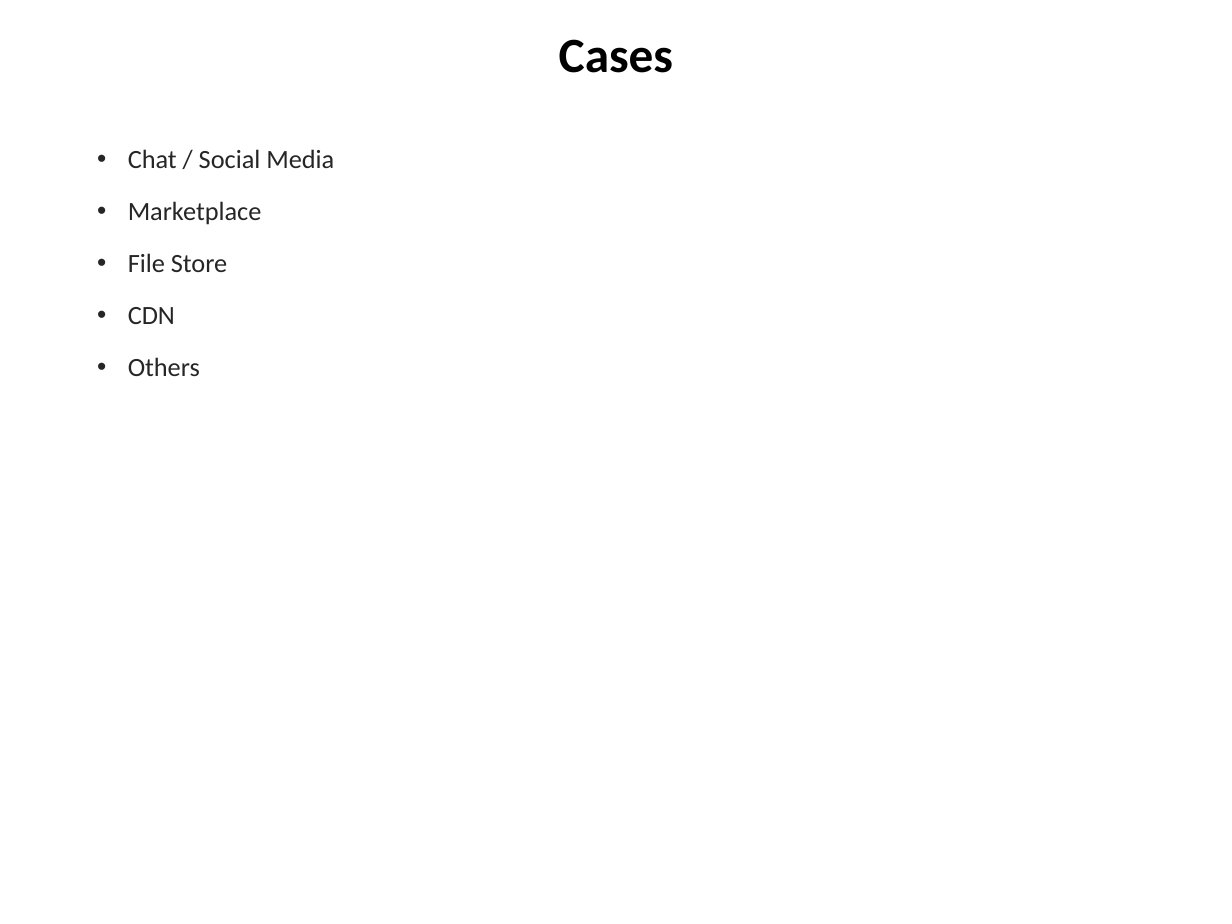
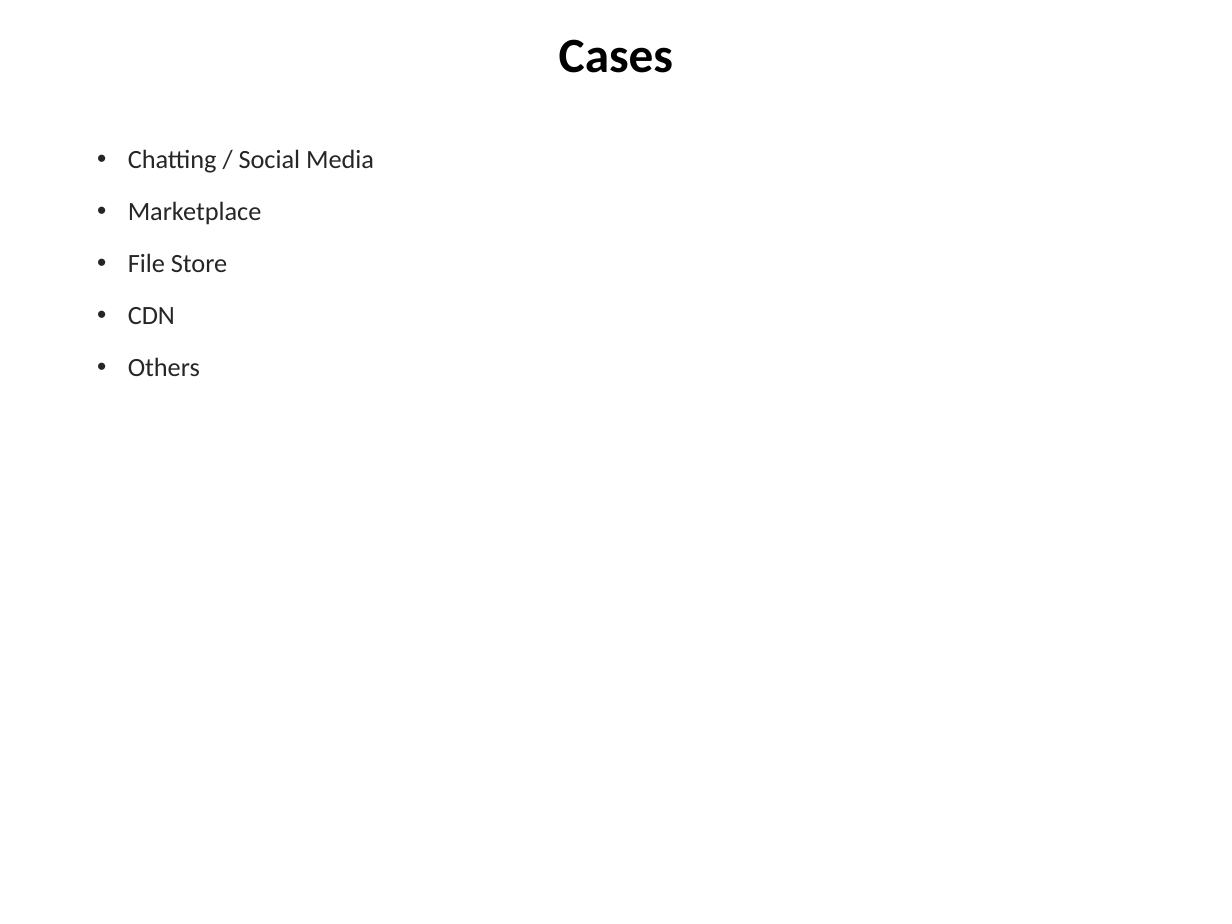
Before and after one commit to chuacw/SGUS-Slides, a slide deck: slide 18 of BCI - Day16 - IPFS.pptx (slide 19 before the commit). Drawn at 1232x924 pixels with LibreOffice and Linux fonts; fonts in the diff are those of the drawing. Boxes give left, top, right and bottom in pixels: in the first picture for what was removed or moved away, otherwise in the second. Text is boxed around its words. In the diff, an @@ line names an element or a change of style, - is before the commit and + after.

```diff
--- a/BCI - Day16 - IPFS.pptx
+++ b/BCI - Day16 - IPFS.pptx
@@ text at [128, 149, 374, 173]: text changed @@
-• Chat / Social Media
+• Chatting / Social Media
```
Also in this commit, not shown: 4 other slides changed, 1 slide removed, 2 other files.
